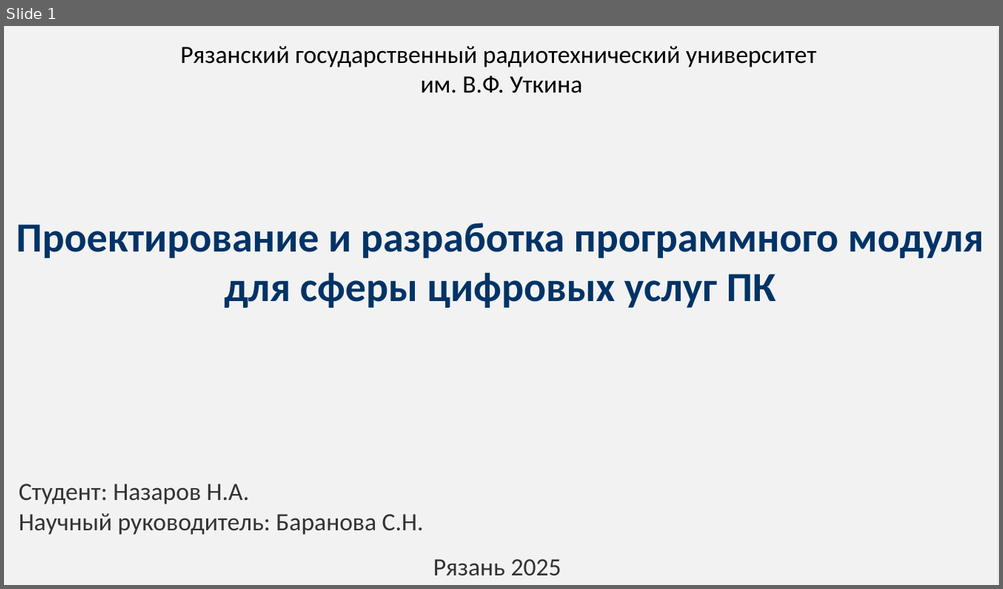
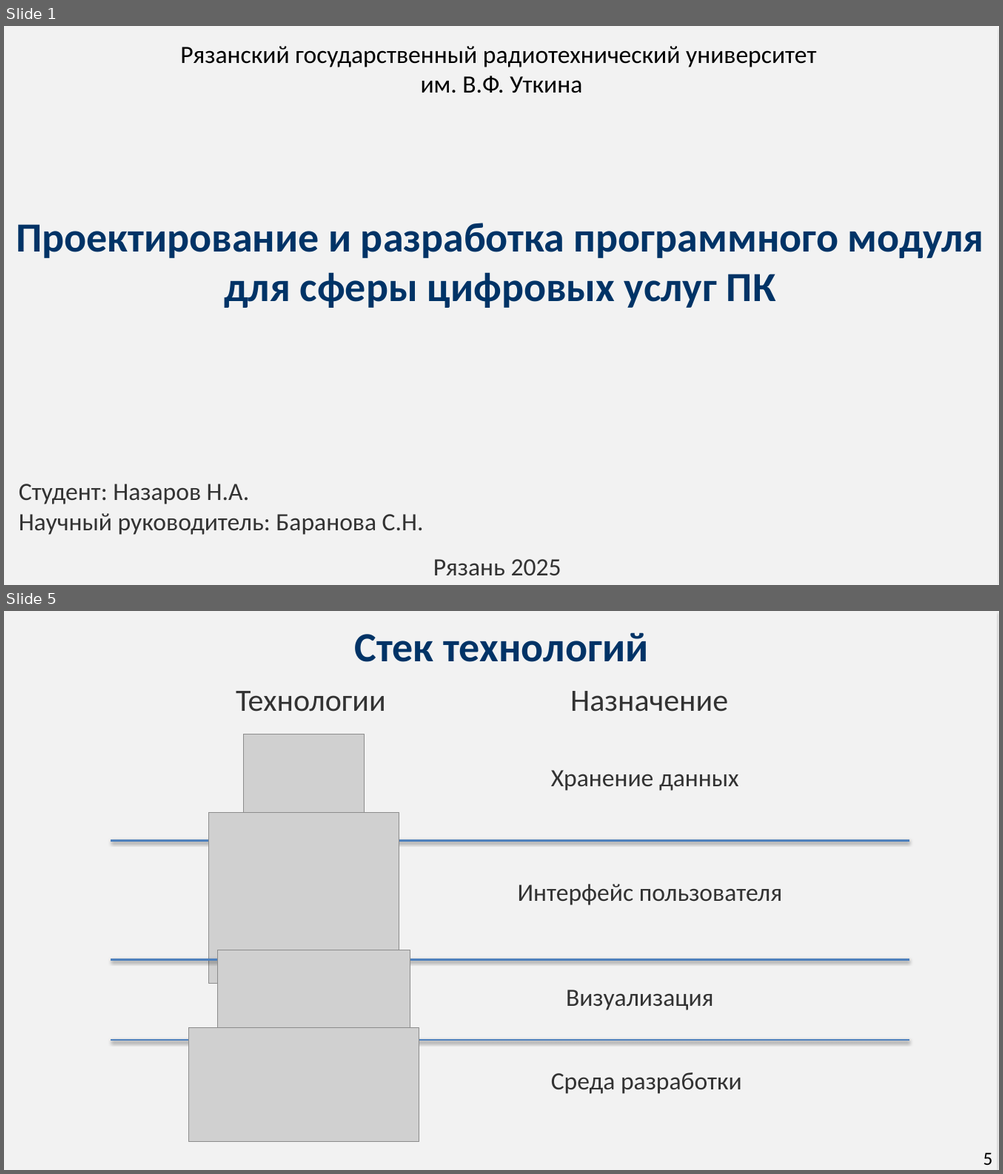
Before and after one commit to NzrvXO/Diplom, a slide deck: Презентация конференция/Презентация_Диплом_Template_Full.pptx. Shown one above the other, each under a label of ours: slide 1 before the commit, slides 1 and 5 after it; the slides between them are not shown. The pictures are 1003x589 and 1003x1174 pixels, drawn with LibreOffice and Linux fonts; fonts in the diff are those of the drawing; grey boxes stand for pictures. Boxes give left, top, right and bottom in pixels: in the first picture for what was removed or moved away, otherwise in the second. Text is boxed around its words. In the diff, an @@ line names an element or a change of style, - is before the commit and + after.

```diff
--- a/Презентация конференция/Презентация_Диплом_Template_Full.pptx
+++ b/Презентация конференция/Презентация_Диплом_Template_Full.pptx
@@ slide 5 added at [4,611,999,1170], background #FFFFFF @@
@@ rectangle added at [4,611,996,1170], fill #F2F2F2 @@
@@ text added at [355,632,648,662], 40 pt, text #003366, bold @@
+Стек технологий
@@ text added at [236,691,386,712], 30 pt, text #323232 @@
+Технологии
@@ text added at [570,691,728,712], 30 pt, text #323232 @@
+Назначение
@@ picture added at [244,735,364,832] @@
@@ text added at [551,770,739,791], 24 pt, text #323232 @@
+Хранение данных
@@ picture added at [208,812,398,984] @@
@@ line added from (111, 841) to (909, 841), #4F81BD 2 pt @@
@@ text added at [518,884,782,906], 24 pt, text #323232 @@
+Интерфейс пользователя
@@ line added from (111, 960) to (909, 960), #4F81BD 2 pt @@
@@ picture added at [217,951,410,1059] @@
@@ text added at [566,990,714,1011], 24 pt, text #323232 @@
+Визуализация
@@ picture added at [189,1028,419,1142] @@
@@ line added from (111, 1040) to (909, 1040), #4F81BD 2 pt @@
@@ text added at [551,1073,742,1094], 24 pt, text #323232 @@
+Среда разработки
@@ text added at [983,1153,993,1165], 18 pt, text #000000 @@
+5
```
Also in this commit, not shown: 1 slide changed, 9 other slides added, 2 slides removed, 3 other files.
